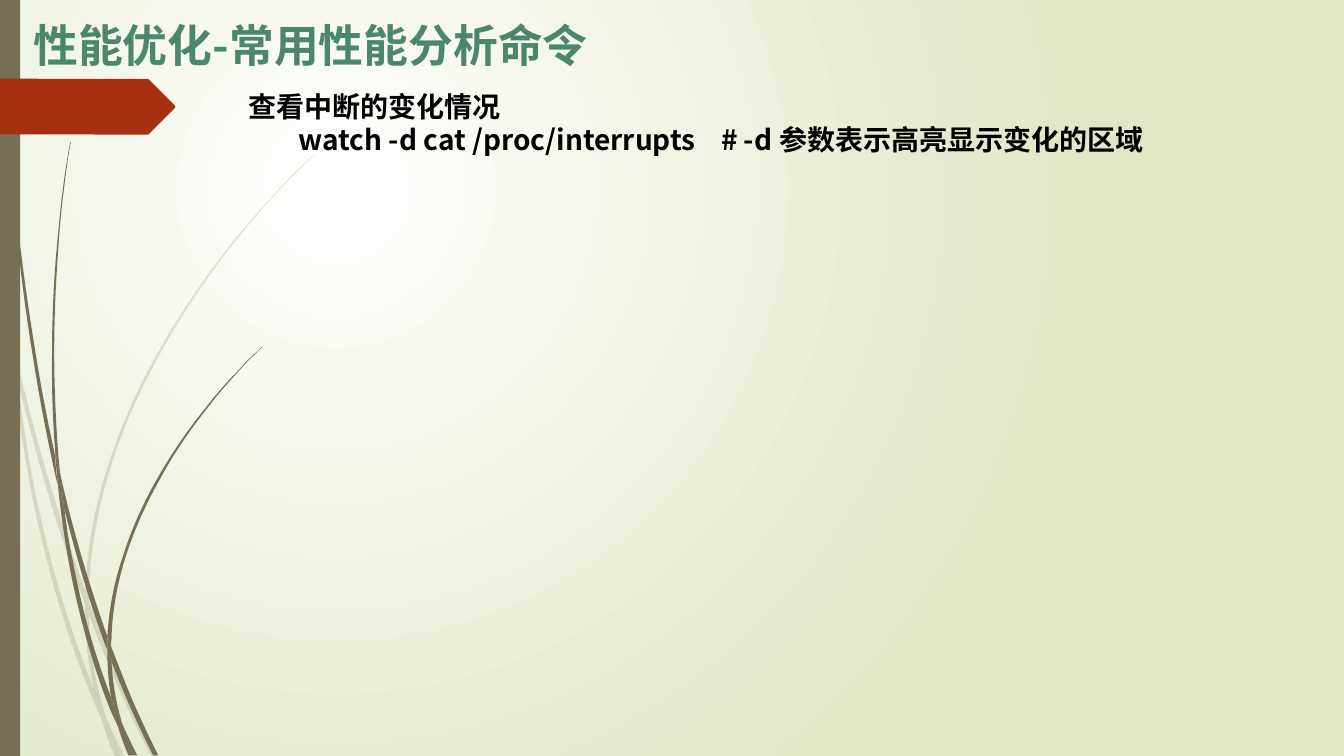
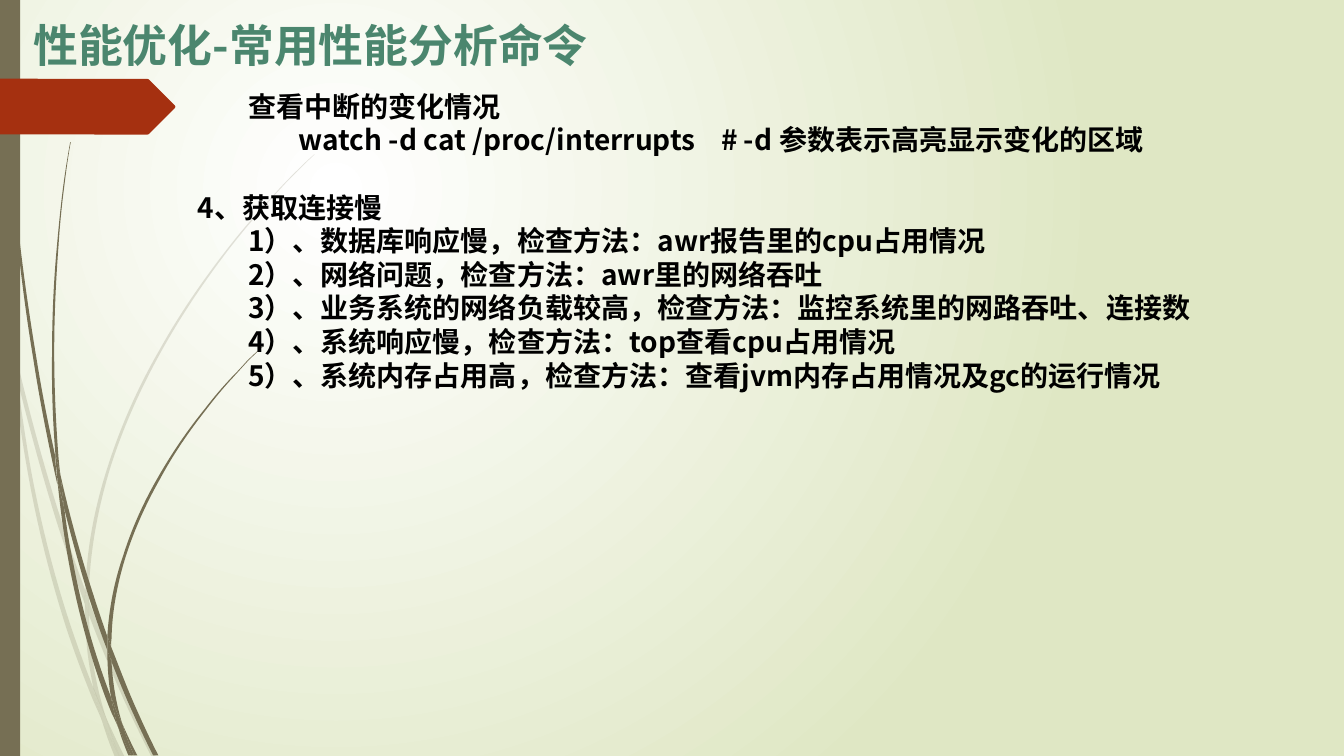
Before and after one commit to ltybjeagle/project-ltydemo, a slide deck: slide 3 of doc/04_性能优化.pptx (slide 6 before the commit). Drawn at 1344x756 pixels with LibreOffice and Linux fonts; fonts in the diff are those of the drawing. Boxes give left, top, right and bottom in pixels: in the first picture for what was removed or moved away, otherwise in the second. Text is boxed around its words. In the diff, an @@ line names an element or a change of style, - is before the commit and + after.

```diff
--- a/doc/04_性能优化.pptx
+++ b/doc/04_性能优化.pptx
@@ text at (198, 194, 1190, 393): paragraphs added @@
+4、获取连接慢
+1）、数据库响应慢，检查方法：awr报告里的cpu占用情况
+2）、网络问题，检查方法：awr里的网络吞吐
+3）、业务系统的网络负载较高，检查方法：监控系统里的网路吞吐、连接数
+4）、系统响应慢，检查方法：top查看cpu占用情况
+5）、系统内存占用高，检查方法：查看jvm内存占用情况及gc的运行情况
```
Also in this commit, not shown: 1 other slide changed, 4 slides removed, 39 other files.
